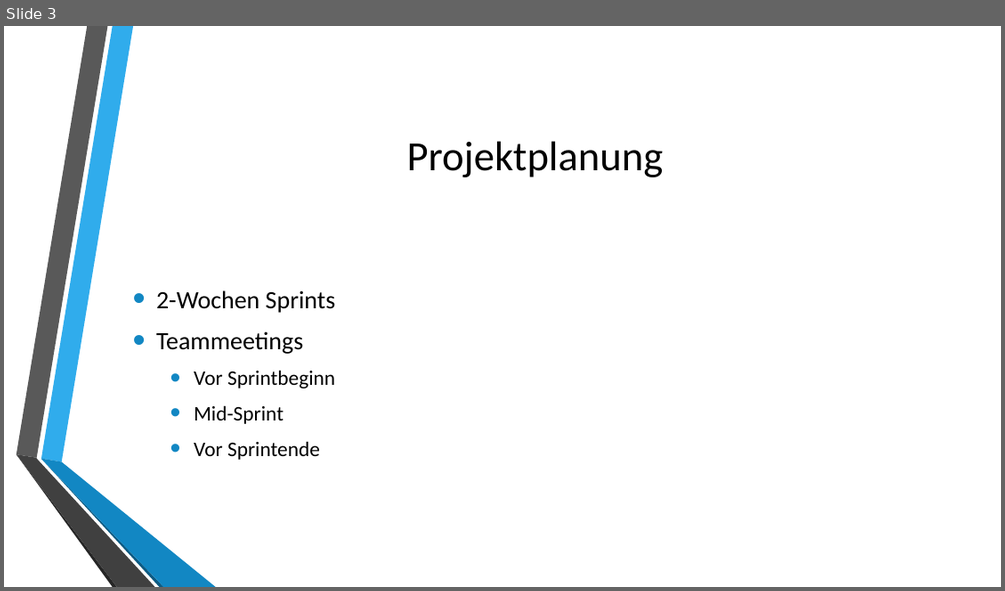
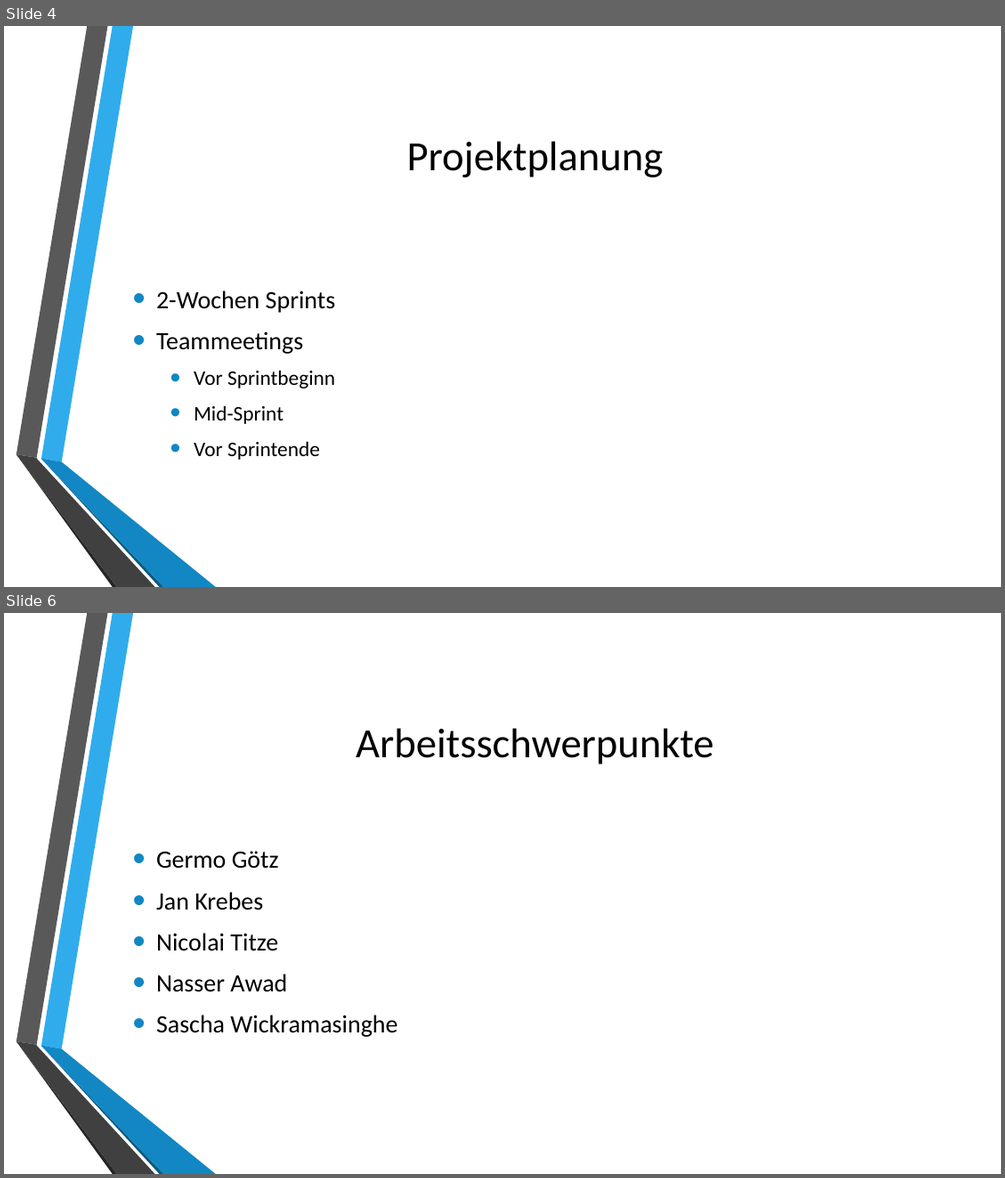
Before and after one commit to sascha202295/unityunit, a slide deck: Präsentation/Präsentation_UnityUnit.pptx. Shown one above the other, each under a label of ours: slide 3 before the commit, slides 4 and 6 after it; the slides between them are not shown. The pictures are 1005x591 and 1005x1178 pixels, drawn with LibreOffice and Linux fonts; fonts in the diff are those of the drawing; background and template pictures are left out. Boxes give left, top, right and bottom in pixels: in the first picture for what was removed or moved away, otherwise in the second. Text is boxed around its words. In the diff, an @@ line names an element or a change of style, - is before the commit and + after.

```diff
--- a/Präsentation/Präsentation_UnityUnit.pptx
+++ b/Präsentation/Präsentation_UnityUnit.pptx
@@ slide 6 added at (x1=4, y1=613, x2=1001, y2=1174), background picture (left out); not listed: 6 template elements that a slide beside it also shows @@
@@ title added at (x1=356, y1=728, x2=714, y2=764), 40 pt, text #000000 @@
+Arbeitsschwerpunkte
@@ text added at (x1=156, y1=851, x2=397, y2=1037), 24 pt, text #000000 @@
+• Germo Götz
+• Jan Krebes
+• Nicolai Titze
+• Nasser Awad
+• Sascha Wickramasinghe
@@ what was slide 3 is now slide 4 @@
```
Also in this commit, not shown: 3 slides changed, 7 other slides added, 1 slide removed.
